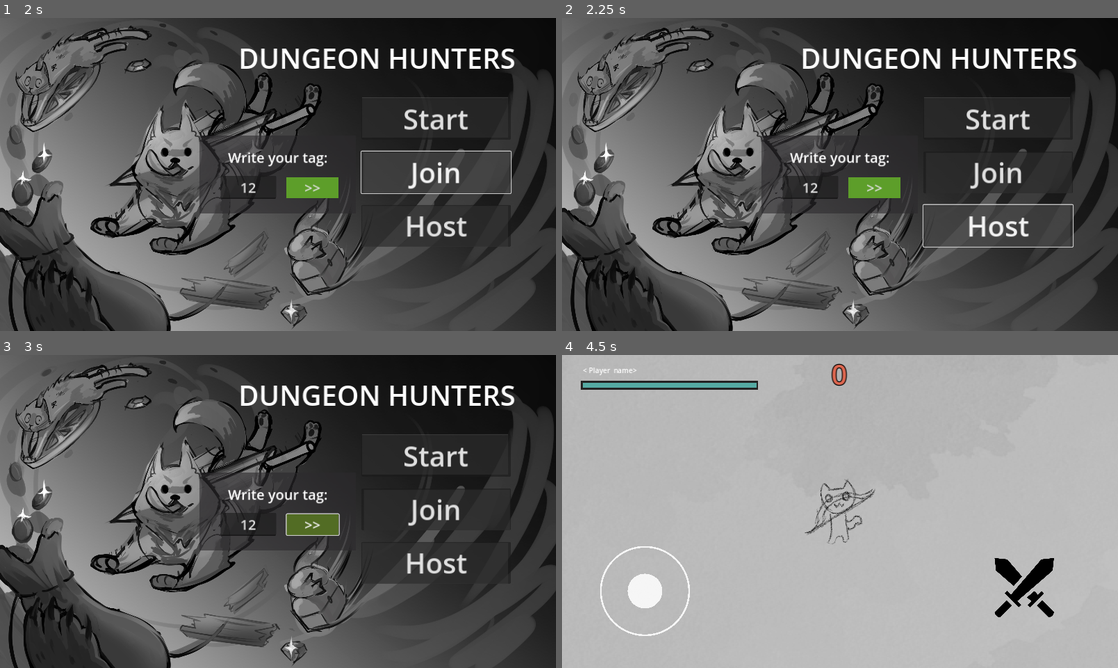
Above: before the commit, frames 1-4 (two rows, left to right).
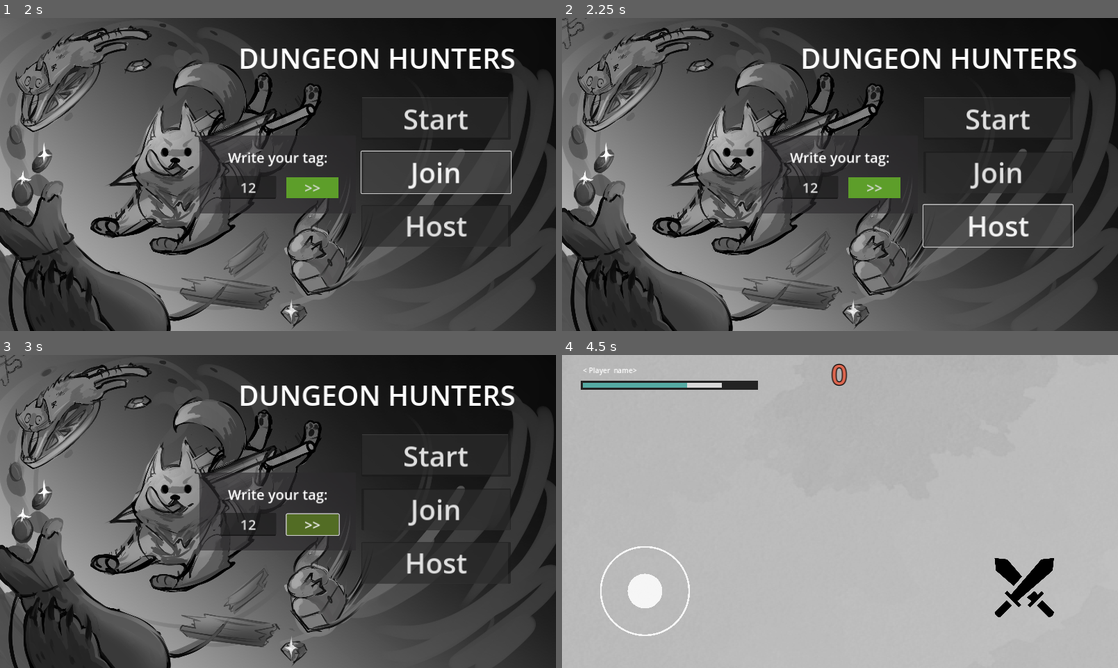
Above: after the commit, the same moments.

Repository: Vented5/DungeonHunters
Game: Godot game, scene res://title_screen/title_screen.tscn
The game is run twice, just before and just after one commit, with the same random seed, the same clock (stepped at 60 frames per second) and the same inputs.
Inputs (mouse positions are in pixels of both pictures, inside the frame that each line leads up to):
- Up to frame 1 (2 s): click (250, 187) at 0.52 s; type "12" at 0.6 s; click "Join" at 1.25 s
- Up to frame 2 (2.25 s): click "Host" at 2 s
- Up to frame 3 (3 s): click ">>" at 2.75 s
- Up to frame 4 (4.5 s): click "Start" at 3.5 s; click "START" at 4.25 s

Frame 1 is identical in both runs. In frame 2, less than 0.1% of the frame differs, in the area x 0-5%, y 0-10%; in frame 3, less than 0.1%; in frame 4, 0.7%, in the area x 22-57%, y 8-61%.

Commit message:
scene(title_screen/player): I basicly destroyed the project, commented a few lines to experiment with it. Multiplayer addedhost and client connection methods added to the title screen buttons. Player instance is bugged, fix in progress.

Diff:
--- /dev/null
+++ b/camera_2d.tscn
@@ -0,0 +1,4 @@
+[gd_scene format=3 uid="uid://b3ngex5kxxjgm"]
+
+[node name="Camera2D" type="Camera2D"]
+scale = Vector2(0.942599, 1.06142)
--- a/global.gd
+++ b/global.gd
@@ -2,3 +2,30 @@
 
 var character_texture_path = "res://art/cat.png"
 var weapon_scene_path = "res://weapons/sword.tscn"
+
+var save_path = "user://save_game.dat"
+
+var game_data : Dictionary = {
+	"tag": "zzzz",
+	"score": 5000
+}
+
+func save_highscore(highscore: int):
+	var save_file = FileAccess.open(save_path, FileAccess.WRITE)
+	save_file.store_var(game_data)
+	save_file = null
+
+func load_game():
+	if FileAccess.file_exists(save_path):
+		var save_file = FileAccess.open(save_path, FileAccess.READ)
+
+		game_data = save_file.get_var()
+		save_file = null
+		print(game_data)
+	#var config = ConfigFile.new()
+	#aconfig.set_value("game", "highscore", highscore)
+
+
+	#var json_data = JSON.stringify(game_data)
+	#	file.store_string(json_data)
+	#	file.close()
--- a/main.gd
+++ b/main.gd
@@ -2,11 +2,10 @@
 
 var score: int
 @export var slime_scene: PackedScene
-@export var player_scene: PackedScene
 
 func _ready():
 	$Slime_timer.start()
-	$HUD/HealthBar.init_health($Player.health)
+	#$HUD/HealthBar.init_health($Player.health)
 
 func new_game():
 	score = 0
@@ -14,6 +13,9 @@
 func game_over():
 	print("Fin del juego")
 	$Game_over.show()
+	Global.save_highscore(5000)
+	print("juego guardado")
+	Global.load_game()
 
 func _on_slime_timer_timeout():
 	var slime = slime_scene.instantiate()
--- a/main.tscn
+++ b/main.tscn
@@ -2,11 +2,11 @@
 
 [ext_resource type="Script" path="res://main.gd" id="1_mtfga"]
 [ext_resource type="Texture2D" uid="uid://ri4h47dj2eer" path="res://art/background.jpg" id="2_nr6sa"]
-[ext_resource type="PackedScene" uid="uid://qiw2xgc314o0" path="res://player/player.tscn" id="3_kvypv"]
 [ext_resource type="PackedScene" uid="uid://dq1vsa5w8gn5o" path="res://slime/slime.tscn" id="3_ultmg"]
 [ext_resource type="Texture2D" uid="uid://cw543fi4x2eta" path="res://ui/battle.svg" id="7_fomfm"]
 [ext_resource type="PackedScene" uid="uid://cqy2kaeptmwos" path="res://health_bar.tscn" id="7_lace4"]
 [ext_resource type="PackedScene" uid="uid://cn0oait4m0s65" path="res://ui/joystick/joystick.tscn" id="8_e1ji3"]
+[ext_resource type="PackedScene" uid="uid://b3ngex5kxxjgm" path="res://camera_2d.tscn" id="8_f05hp"]
 
 [sub_resource type="Curve2D" id="Curve2D_p1a8s"]
 _data = {
@@ -28,18 +28,11 @@
 [node name="Main" type="Node"]
 script = ExtResource("1_mtfga")
 slime_scene = ExtResource("3_ultmg")
-player_scene = ExtResource("3_kvypv")
 
 [node name="Background" type="Sprite2D" parent="."]
 position = Vector2(662, 353)
 scale = Vector2(3.6, 3)
 texture = ExtResource("2_nr6sa")
-
-[node name="Player" parent="." instance=ExtResource("3_kvypv")]
-position = Vector2(640, 360)
-
-[node name="Camera2D" type="Camera2D" parent="Player"]
-scale = Vector2(0.942599, 1.06142)
 
 [node name="Mob_spawn_path" type="Path2D" parent="."]
 position = Vector2(-1036.59, -563.286)
@@ -122,6 +115,7 @@
 theme_override_font_sizes/font_size = 72
 text = "YOU DIED"
 
-[connection signal="die" from="Player" to="." method="_on_player_die"]
-[connection signal="hit" from="Player" to="." method="_on_player_hit"]
+[node name="Camera2D" parent="." instance=ExtResource("8_f05hp")]
+position = Vector2(640, 360)
+
 [connection signal="timeout" from="Slime_timer" to="." method="_on_slime_timer_timeout"]
--- a/player/player.gd
+++ b/player/player.gd
@@ -40,19 +40,16 @@
 	position += vel * delta
 
 	# ------------------------- Joystick movement -------------------------------
-	direction = joystick.pos_vector
-	if direction:
-		velocity = direction * speed
-		#weapon.rotation = direction.angle()
-	else:
-		velocity = Vector2.ZERO
-	move_and_slide()
-	if direction.x > 0:  # Derecha
-		$Sprite2D.flip_h = true
-		#weapon.scale.x = abs(weapon.scale.x)
-	elif direction.x < 0:  # Izquierda
-		$Sprite2D.flip_h = false
-		#weapon.scale.x = -abs(weapon.scale.x)
+	#direction = joystick.pos_vector
+	#if direction:
+	#	velocity = direction * speed
+	#else:
+	#	velocity = Vector2.ZERO
+	#move_and_slide()
+	#if direction.x > 0:  # Derecha
+	#	$Sprite2D.flip_h = true
+	#elif direction.x < 0:  # Izquierda
+	#	$Sprite2D.flip_h = false
 
 
 func _on_area_2d_body_entered(body: Node2D) -> void:
--- a/player/player.tscn
+++ b/player/player.tscn
@@ -9,6 +9,14 @@
 [sub_resource type="CapsuleShape2D" id="CapsuleShape2D_8bynm"]
 radius = 16.0
 height = 102.0
+
+[sub_resource type="SceneReplicationConfig" id="SceneReplicationConfig_0st56"]
+properties/0/path = NodePath(".:position")
+properties/0/spawn = true
+properties/0/replication_mode = 1
+properties/1/path = NodePath("Sprite2D:flip_h")
+properties/1/spawn = true
+properties/1/replication_mode = 1
 
 [node name="Player" type="CharacterBody2D"]
 collision_layer = 0
@@ -33,4 +41,7 @@
 shape = SubResource("CapsuleShape2D_8bynm")
 debug_color = Color(0.209424, 0.627019, 0.376233, 0.42)
 
+[node name="MultiplayerSynchronizer" type="MultiplayerSynchronizer" parent="."]
+replication_config = SubResource("SceneReplicationConfig_0st56")
+
 [connection signal="body_entered" from="Area2D" to="." method="_on_area_2d_body_entered"]
--- a/title_screen/title_screen.gd
+++ b/title_screen/title_screen.gd
@@ -1,5 +1,34 @@
 extends Node
 
+@onready var join_btn: Button = $BoxContainer/Join
+var player_scene = load("res://player/player.tscn")
+var camera_scene = load("res://camera_2d.tscn")
+
+# Instancia el objeto ENetMultiplayerPeer y lo guarda en peer
+var peer: ENetMultiplayerPeer = ENetMultiplayerPeer.new()
+
+func _ready() -> void:
+	join_btn.pressed.connect(_on_join_pressed)
+
 func _on_button_pressed() -> void:
+	get_tree().change_scene_to_file("res://character_selection_screen.tscn")
+	#print("Scen changed to main")
 
-	get_tree().change_scene_to_file("res://character_selection_screen.tscn")
+func _on_host_pressed() -> void:
+	#Crea el servidor con el puerto y el maximo de clientes
+	peer.create_server(3500, 2) # Acepta cualquier puerto a partir del 1024
+	multiplayer.multiplayer_peer = peer # Establece esta sesion como sesion conectada actual
+	multiplayer.peer_connected.connect(_on_peer_connected) # Conecta la se;al on peer conected a la funcion
+	#get_tree().change_scene_to_file("res://main.tscn")
+	_on_peer_connected()
+
+
+func _on_join_pressed():
+	peer.create_client("localhost", 3500)
+	multiplayer.multiplayer_peer = peer
+
+func _on_peer_connected(id: int = 1):
+	var player_instance = player_scene.instantiate()
+	#player_instance.position = Vector2(100, 0)
+	add_child(player_instance, true)
+	print("Jugador spawneado en:", player_instance.position)
--- a/title_screen/title_screen.tscn
+++ b/title_screen/title_screen.tscn
@@ -48,7 +48,7 @@
 text = "Join
 "
 
-[node name="Button3" type="Button" parent="BoxContainer"]
+[node name="Host" type="Button" parent="BoxContainer"]
 layout_mode = 2
 theme_override_font_sizes/font_size = 64
 text = "Host
@@ -128,4 +128,8 @@
 theme_override_styles/normal = SubResource("StyleBoxFlat_bf30l")
 text = ">>"
 
+[node name="MultiplayerSpawner" type="MultiplayerSpawner" parent="."]
+_spawnable_scenes = PackedStringArray("res://player/player.tscn")
+
 [connection signal="pressed" from="BoxContainer/Start" to="." method="_on_button_pressed"]
+[connection signal="pressed" from="BoxContainer/Host" to="." method="_on_host_pressed"]
Not shown: 1 places in player/player.tscn that only renumber resources
